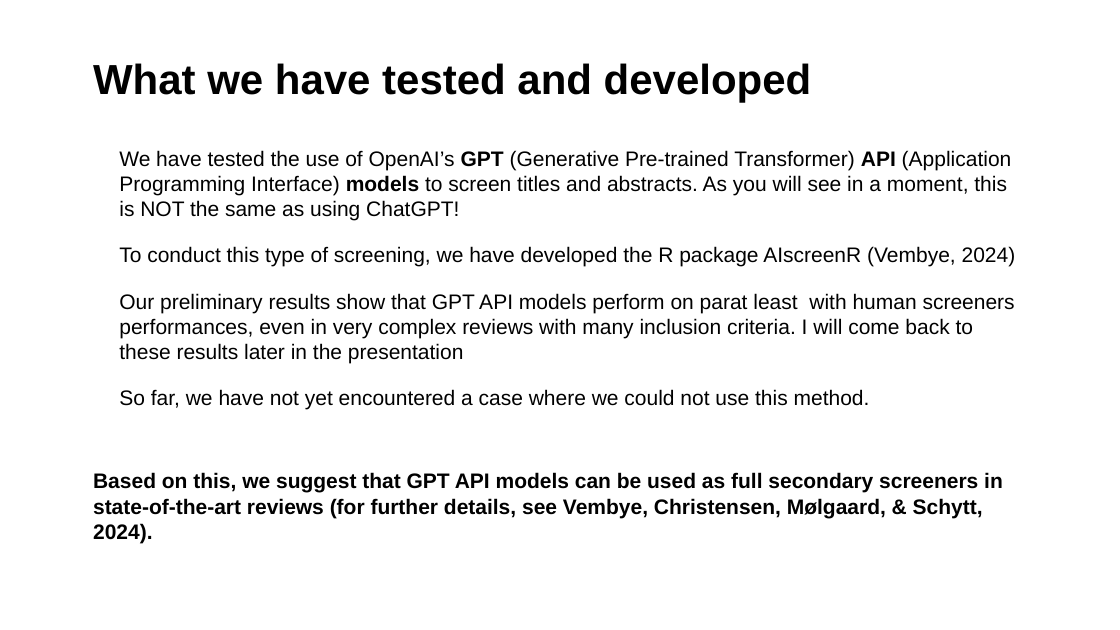
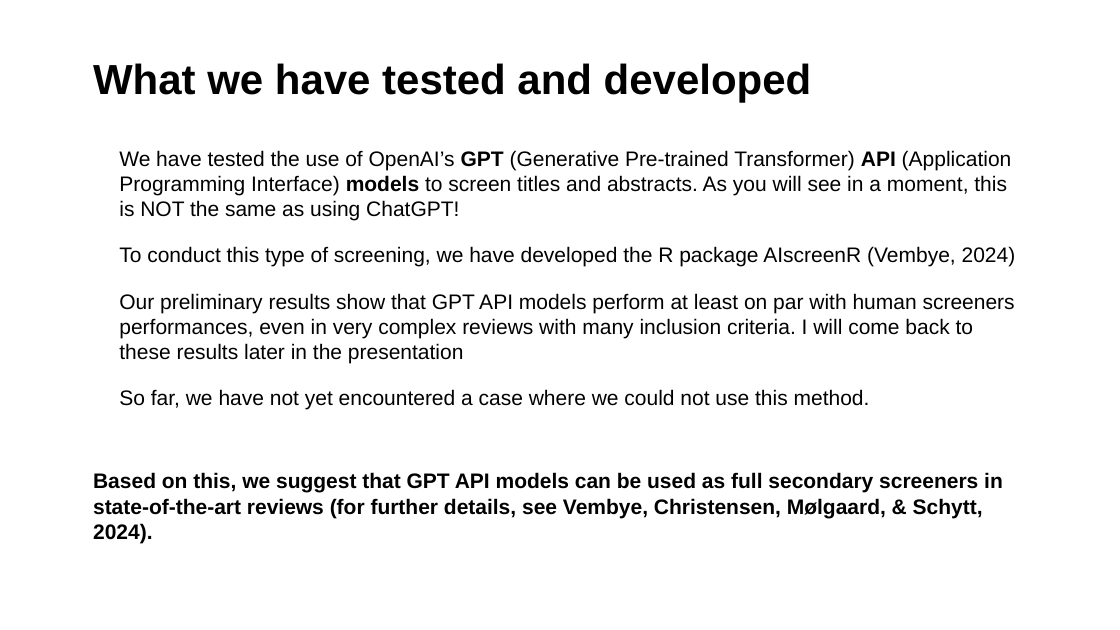
Before and after one commit to MikkelVembye/SRMA-SIG-presentation, a slide deck: slide 3 of SRMA SIG presentation 2024 .potx.pptx. Drawn at 1120x630 pixels with LibreOffice and Linux fonts; fonts in the diff are those of the drawing; background and template pictures are left out. Boxes give left, top, right and bottom in pixels: in the first picture for what was removed or moved away, otherwise in the second. Text is boxed around its words. In the diff, an @@ line names an element or a change of style, - is before the commit and + after.

Commit message:
BU 1236

```diff
--- a/SRMA SIG presentation 2024 .potx.pptx
+++ b/SRMA SIG presentation 2024 .potx.pptx
@@ text at (119, 293, 1015, 364): text changed @@
-• Our preliminary results show that GPT API models perform on parat least with human screeners performances, even in very complex reviews with many inclusion criteria. I will come back to these results later in the presentation
+• Our preliminary results show that GPT API models perform at least on par with human screeners performances, even in very complex reviews with many inclusion criteria. I will come back to these results later in the presentation
```
Also in this commit, not shown: 7 other slides changed, 1 slide added.
